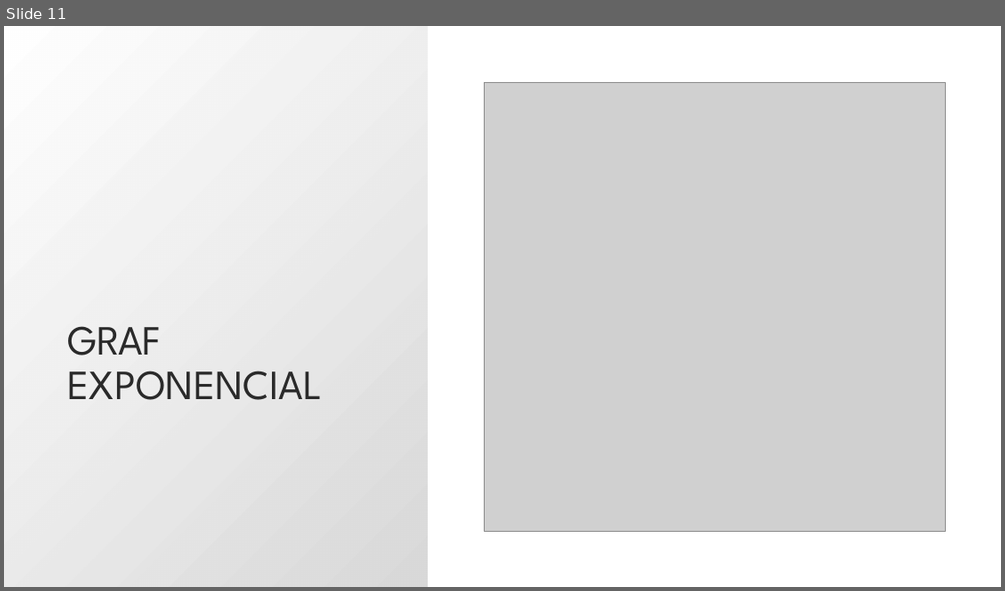
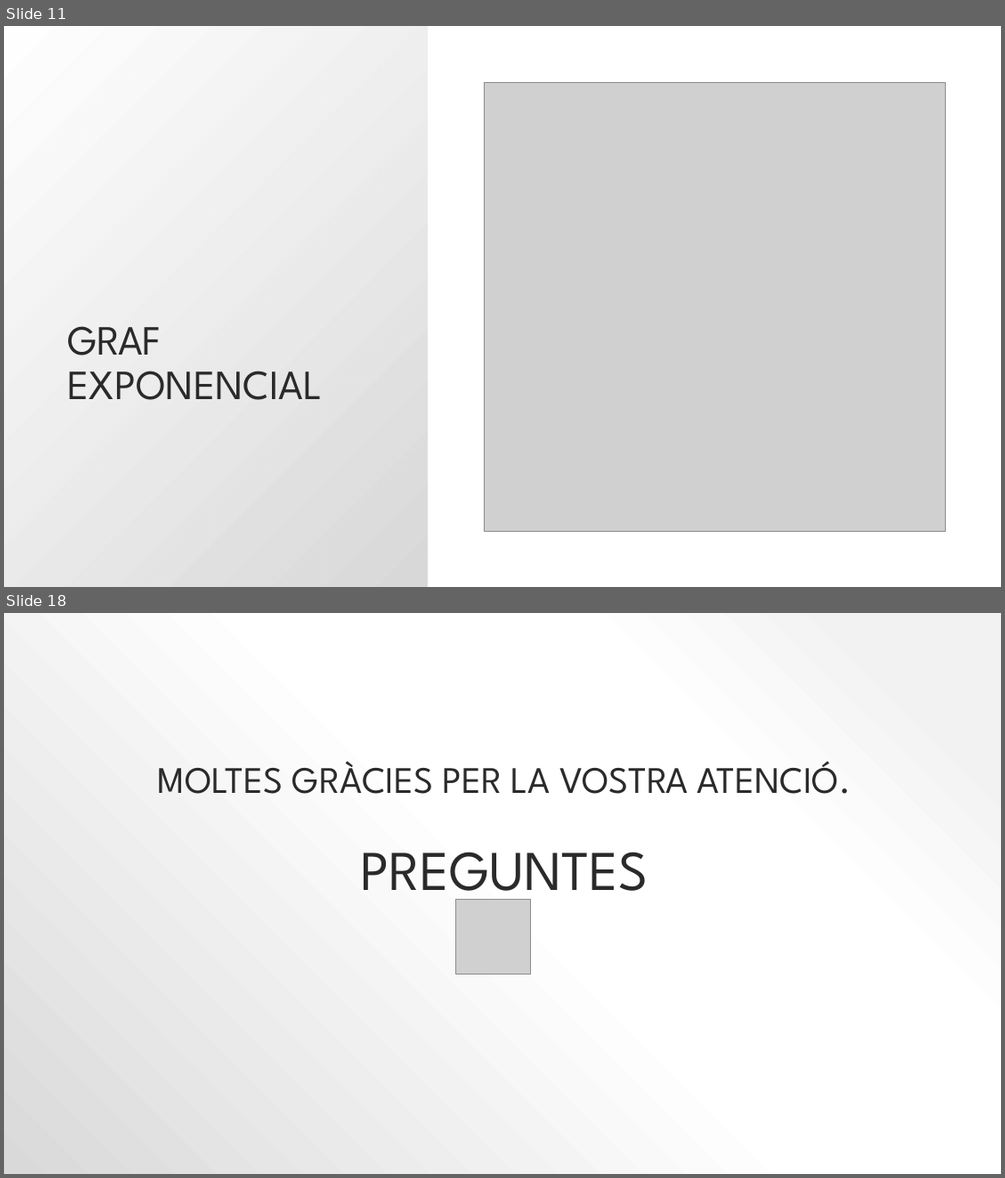
Before and after one commit to lrodrin/TFG, a slide deck: presentació.pptx. Shown one above the other, each under a label of ours: slide 11 before the commit, slides 11 and 18 after it; the slides between them are not shown. The pictures are 1005x591 and 1005x1178 pixels, drawn with LibreOffice and Linux fonts; fonts in the diff are those of the drawing; grey boxes stand for pictures. Boxes give left, top, right and bottom in pixels: in the first picture for what was removed or moved away, otherwise in the second. Text is boxed around its words. In the diff, an @@ line names an element or a change of style, - is before the commit and + after.

```diff
--- a/presentació.pptx
+++ b/presentació.pptx
@@ slide 18 added at (4,613,1001,1174), background gradient #F2F2F2 to #FFFFFF to #D9D9D9 @@
@@ title added at (158,761,850,907), 36 pt, text #2A2A2A @@
+MOLTES GRÀCIES PER LA VOSTRA ATENCIÓ.
+PREGUNTES
@@ picture added at (455,900,530,974) @@
```
Also in this commit, not shown: 8 slides changed, 4 other slides added, 1 slide removed, 1 other file.
